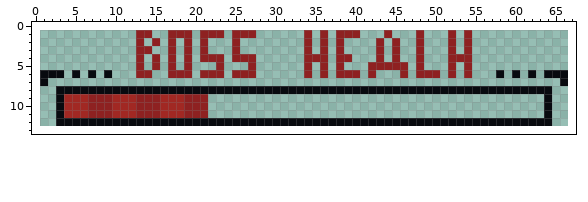
One commit to this pixel-art file: Assets/Resources/Characters/Sprites/BossHealthBar/BossHPB6.aseprite. The picture above is the old version.
66x12 pixels, 1 frame. The old version is drawn lined up with the new one, on the new canvas.
New version:
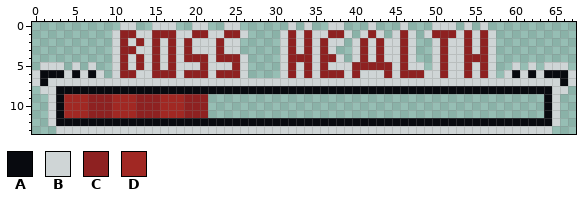
Palette (. is transparent): A #080a0f  B #cfd5d6  C #8e2121  D #a12823
Diff:
canvas 66x12 -> 68x14, the old top-left corner now at 1,1
Changed rows in their new state; - is an unchanged pixel.
first column x 0:
 0 -----------BB--BBB--BB--BB------B-B--BB---B---B---BBB-B-B-----------
 1 ----------BCCBBCC-BBC-BBC-B.---BCB-BBC-B.BCB.BCB.BCC-B-BCB----------
 2 ----------BCB-B-B-B-BBBCBB-----BCB-B-BB-BCB-BBCB.-BCBB-BCB----------
 3 ----------BCCBBCB-B-BBBCBB-----BCB-B-B.-BCB-BBCB.-BCBB-BCB----------
 4 ----------BCB-B-B-B-C-B-C-B.---BCC-B-CB.BCB-BBCB.-BCBB-CCB----------
 5 -BBB-B-B--BCB-B-B-BBBCBBBCB.---BCB-B-BBBCC---B-BB-BCBB-BCB--B-B-BBB-
 6 B---B-B-B.BCCBBCC-B-C-B-C-B.---BCB-B-C-B-BBBCB-C-BBCBB-BCB.B-B-B---B
 7 B-BBBBBBBBBBBBBBBBBBBBBBBBBBBBBBBBBBBBBBBBBBBBBBBBBBBBBBBBBBBBBBBB-B
 8 -BB--------------------------------------------------------------BB-
 9 --B--------------------------------------------------------------B--
10 --B--------------------------------------------------------------B--
11 --B--------------------------------------------------------------B--
12 --B--------------------------------------------------------------B--
13 ---BBBBBBBBBBBBBBBBBBBBBBBBBBBBBBBBBBBBBBBBBBBBBBBBBBBBBBBBBBBBBB---
Pixel boxes of the changes (left, top, right, bottom) in both pictures:
changed: (32, 22, 576, 134)
